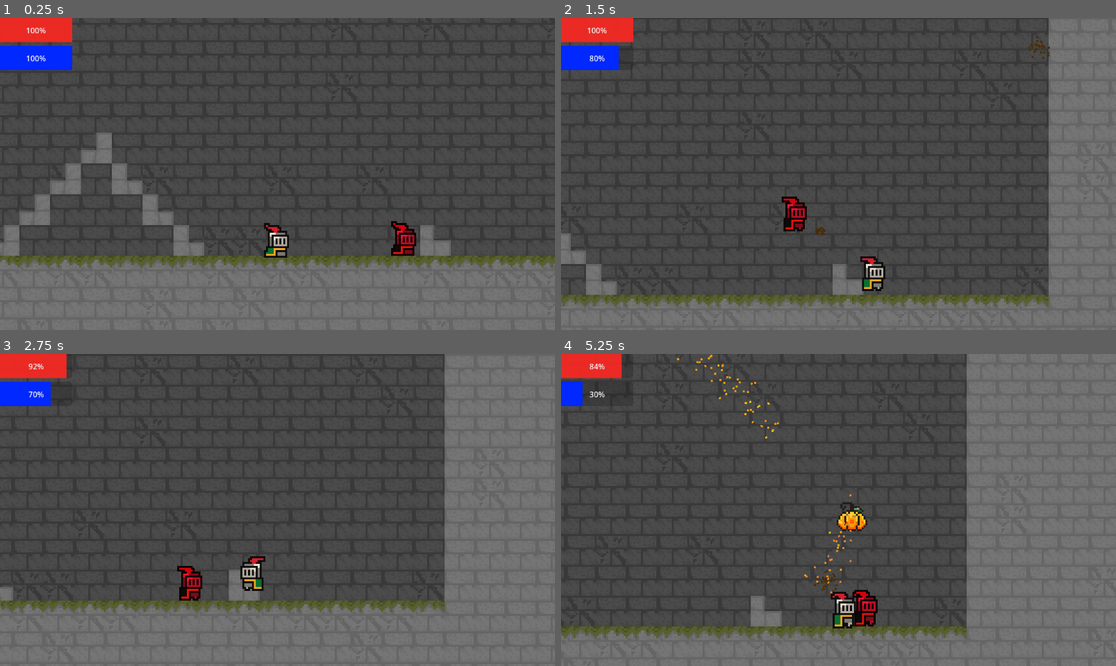
Above: before the commit, frames 1-4 (two rows, left to right).
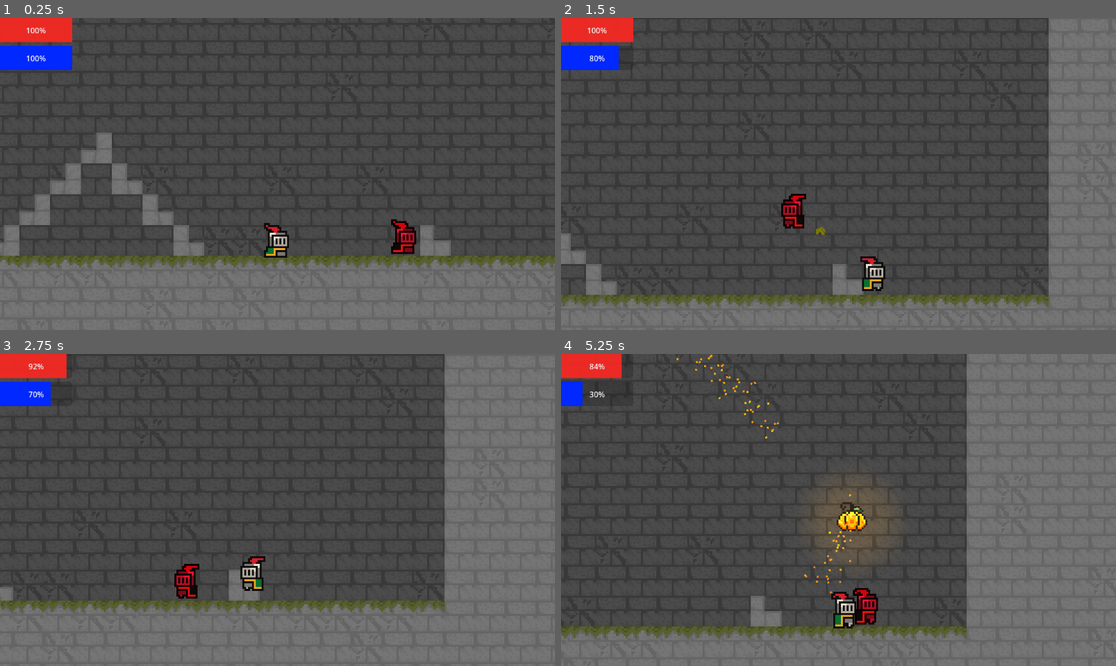
Above: after the commit, the same moments.

Repository: benjaminCloyd/gait_project
Game: Godot game, scene res://scenes/Main.tscn
Two runs of this game, one before a commit and one after it. Both use one fixed random seed, a clock stepped at 60 frames per second and the inputs below.
Inputs (mouse positions are in pixels of both pictures, inside the frame that each line leads up to):
- Up to frame 1 (0.25 s): no input
- Up to frame 2 (1.5 s): move the mouse to (960, 158) at 0.52 s; hold D (move_Right) from 0.53 s (still down); click (960, 158) at 0.6 s; tap Space (move_jump) at 0.77 s; move the mouse to (727, 189) at 1.27 s; click (727, 189) at 1.35 s
- Up to frame 3 (2.75 s): tap Space (move_jump) at 1.52 s; move the mouse to (333, 441) at 2.02 s; release D (move_Right) at 2.03 s; hold A (move_Left) from 2.03 s (still down); click (333, 441) at 2.1 s
- Up to frame 4 (5.25 s): move the mouse to (810, 572) at 2.77 s; release A (move_Left) at 2.78 s; hold D (move_Right) 2.78-4.28 s; click (810, 572) at 2.85 s; tap Space (move_jump) at 3.02, 3.77, 4.52 s; move the mouse to (1005, 556) at 3.52 s; click (1005, 556) at 3.6 s; move the mouse to (672, 463) at 4.27 s; hold A (move_Left) 4.28-5.03 s; click (672, 463) at 4.35 s; move the mouse to (866, 510) at 5.02 s; hold D (move_Right) from 5.03 s (still down); click (866, 510) at 5.1 s

The runs differ from the first frame. In frame 1, 0.2% of the frame differs, in the area x 70-75%, y 64-77%; in frame 2, 0.5%; in frame 3, 0.4%; in frame 4, 2.1%, in the area x 20-59%, y 1-88%.

Commit message:
added more particles

Diff:
--- a/scenes/TempEnemy.tscn
+++ b/scenes/TempEnemy.tscn
@@ -40,14 +40,15 @@
 "speed": 10.0
 }]
 
-[sub_resource type="CircleShape2D" id="CircleShape2D_fmj5k"]
+[sub_resource type="CapsuleShape2D" id="CapsuleShape2D_g7rgu"]
 radius = 5.0
+height = 18.0
 
 [node name="Enemy" type="CharacterBody2D"]
 script = ExtResource("1_frp51")
 projectile_scene = ExtResource("2_g3jqs")
 
-[node name="AnimatedSprite2D" type="AnimatedSprite2D" parent="."]
+[node name="Sprite2D" type="AnimatedSprite2D" parent="."]
 modulate = Color(1, 0.09019608, 0.23529412, 1)
 position = Vector2(1, -12)
 sprite_frames = SubResource("SpriteFrames_idac6")
@@ -56,12 +57,12 @@
 frame_progress = 0.365964
 
 [node name="CollisionShape2D" type="CollisionShape2D" parent="."]
-position = Vector2(1, -5)
-shape = SubResource("CircleShape2D_fmj5k")
+position = Vector2(1, -8)
+shape = SubResource("CapsuleShape2D_g7rgu")
 
 [node name="Wand" type="Node2D" parent="."]
 position = Vector2(0, -16)
 
 [node name="ObstacleCheck" type="RayCast2D" parent="."]
-position = Vector2(0, -9)
+position = Vector2(2, -9)
 target_position = Vector2(26, 0)
--- a/scenes/TempProjectile.tscn
+++ b/scenes/TempProjectile.tscn
@@ -11,6 +11,15 @@
 _limits = [-1.0, 1.0, 0.0, 1.0]
 _data = [Vector2(0.008670524, -0.17134404), 0.0, 0.05985635, 0, 0, Vector2(0.9710982, 0.123092175), 0.0, 0.0, 0, 0]
 point_count = 2
+
+[sub_resource type="Gradient" id="Gradient_02rlt"]
+offsets = PackedFloat32Array(0, 0.32, 0.68)
+colors = PackedColorArray(0.9607843, 0.69411767, 0, 1, 0.8666667, 0.7176471, 0.08235294, 1, 0, 0, 0, 1)
+
+[sub_resource type="GradientTexture2D" id="GradientTexture2D_fxho0"]
+gradient = SubResource("Gradient_02rlt")
+fill = 1
+fill_from = Vector2(0.49299064, 0.5046729)
 
 [node name="Area2D" type="Area2D"]
 script = ExtResource("1_e4qt0")
@@ -25,7 +34,7 @@
 position = Vector2(0.5, 1)
 shape = SubResource("RectangleShape2D_e4qt0")
 
-[node name="CPUParticles2D" type="CPUParticles2D" parent="."]
+[node name="TrailParticles" type="CPUParticles2D" parent="."]
 rotation = -3.1415927
 amount = 128
 lifetime = 0.5
@@ -42,3 +51,9 @@
 hue_variation_min = -0.54
 hue_variation_max = 0.89
 hue_variation_curve = SubResource("Curve_e4qt0")
+
+[node name="PointLight2D" type="PointLight2D" parent="."]
+position = Vector2(1, 3)
+color = Color(0.9607843, 0.69411767, 0, 1)
+energy = 0.5
+texture = SubResource("GradientTexture2D_fxho0")
--- a/scenes/hit_particles.tscn
+++ b/scenes/hit_particles.tscn
@@ -1,6 +1,13 @@
-[gd_scene load_steps=3 format=3 uid="uid://dqrf3fdb7m4hu"]
+[gd_scene load_steps=5 format=3 uid="uid://dqrf3fdb7m4hu"]
 
 [ext_resource type="Script" uid="uid://dx1jupiwhjwkg" path="res://hit_particles.gd" id="1_mpbbw"]
+
+[sub_resource type="Curve" id="Curve_mpbbw"]
+_data = [Vector2(0.7631579, 0.9622824), 0.0, 0.0, 0, 0]
+point_count = 1
+
+[sub_resource type="CurveTexture" id="CurveTexture_4pfba"]
+curve = SubResource("Curve_mpbbw")
 
 [sub_resource type="ParticleProcessMaterial" id="ParticleProcessMaterial_4pfba"]
 particle_flag_disable_z = true
@@ -10,9 +17,15 @@
 spread = 180.0
 initial_velocity_max = 38.95
 gravity = Vector3(0, 0, 0)
-color = Color(0.29279357, 0.16852093, 0.033359542, 1)
+color = Color(0.25377616, 0.23174834, 0.01306863, 1)
+emission_curve = SubResource("CurveTexture_4pfba")
 hue_variation_min = -0.06000002
 hue_variation_max = 0.089999974
+collision_mode = 1
+collision_friction = 0.0
+collision_bounce = 0.0
+sub_emitter_mode = 3
+sub_emitter_amount_at_collision = 1
 
 [node name="HitParticles" type="Node2D"]
 script = ExtResource("1_mpbbw")
--- a/scripts/temp_projectile.gd
+++ b/scripts/temp_projectile.gd
@@ -6,7 +6,7 @@
 var velocity: Vector2 = Vector2.ZERO
 var shooter: Node = null                        # who fired it (player/enemy)
 
-@onready var trail_particles: GPUParticles2D = $TrailParticles
+@onready var trail_particles: CPUParticles2D = $TrailParticles
 
 
 func _ready() -> void:
Not shown: 1 places in scenes/TempProjectile.tscn that only renumber resources
